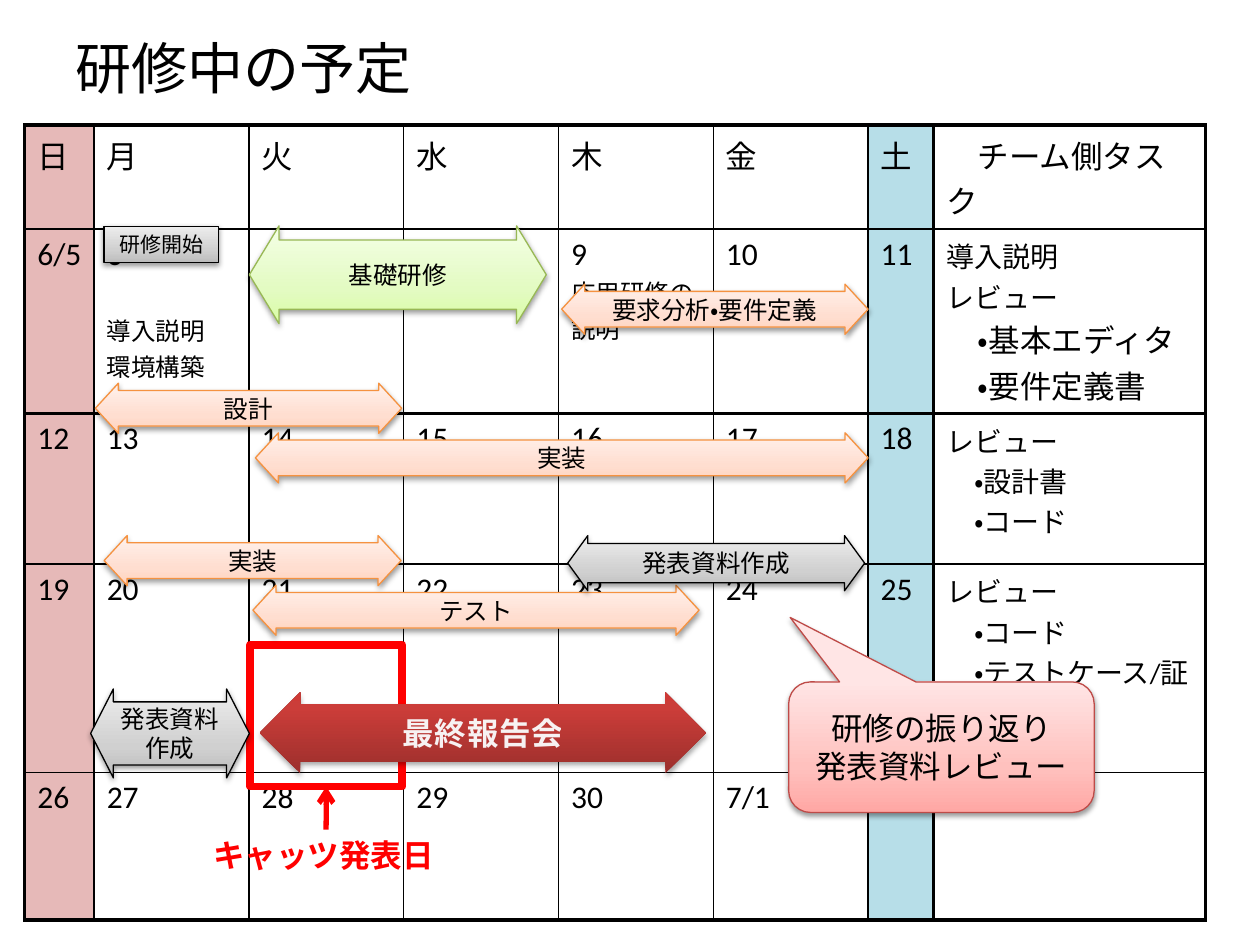
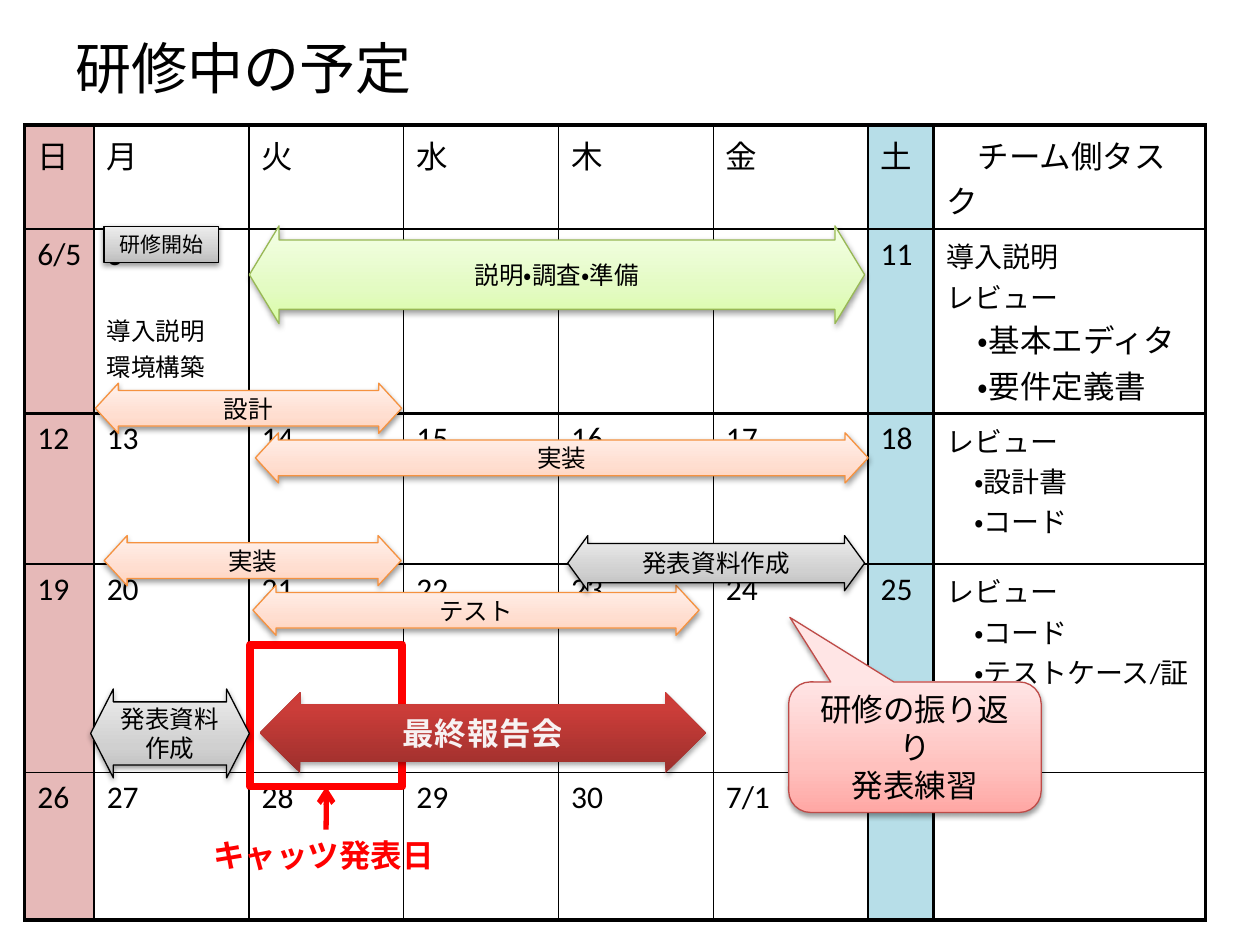
Before and after one commit to N-Saito/Training, a slide deck: slide 6 of 新人研修.pptx. Drawn at 1260x945 pixels with LibreOffice and Linux fonts; fonts in the diff are those of the drawing. Boxes give left, top, right and bottom in pixels: in the first picture for what was removed or moved away, otherwise in the second. Text is boxed around its words. In the diff, an @@ line names an element or a change of style, - is before the commit and + after.

```diff
--- a/新人研修.pptx
+++ b/新人研修.pptx
@@ table at [25, 125, 1207, 814] @@
-row 2, column 5: 9 応用研修の説明
+row 2, column 5: 9
@@ left right arrow "説明・調査・準備": place and size @@
-left right arrow "説明・調査・準備" at [249, 226, 547, 324]
+left right arrow "説明・調査・準備" at [249, 226, 864, 324]
@@ text in left right arrow at [475, 263, 639, 286]: text changed @@
-基礎研修
+説明・調査・準備
@@ left right arrow removed at [562, 285, 868, 335] @@
-要求分析・要件定義
@@ rounded speech box "研修の振り返り": place and size @@
-rounded speech box "研修の振り返り" at [789, 682, 1094, 813]
+rounded speech box "研修の振り返り" at [789, 682, 1041, 813]
@@ text in rounded speech box at [852, 770, 978, 800]: text changed @@
-発表資料レビュー
+発表練習
```
Also in this commit, not shown: 6 other slides changed, 1 other file.
